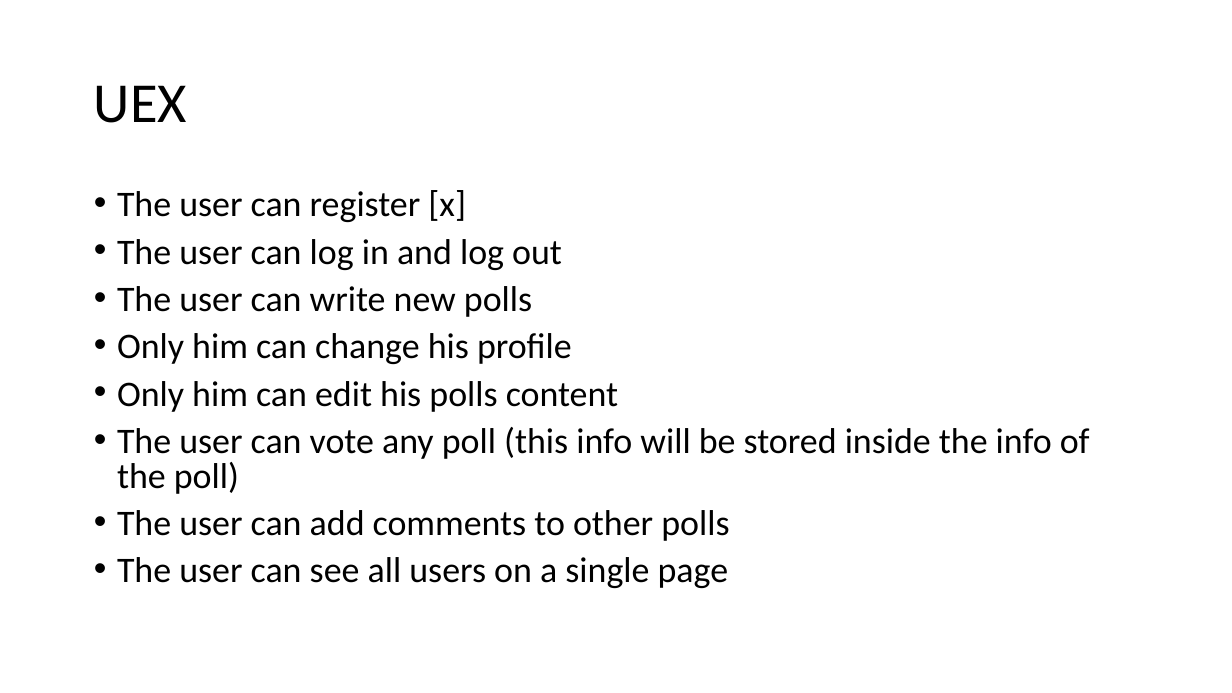
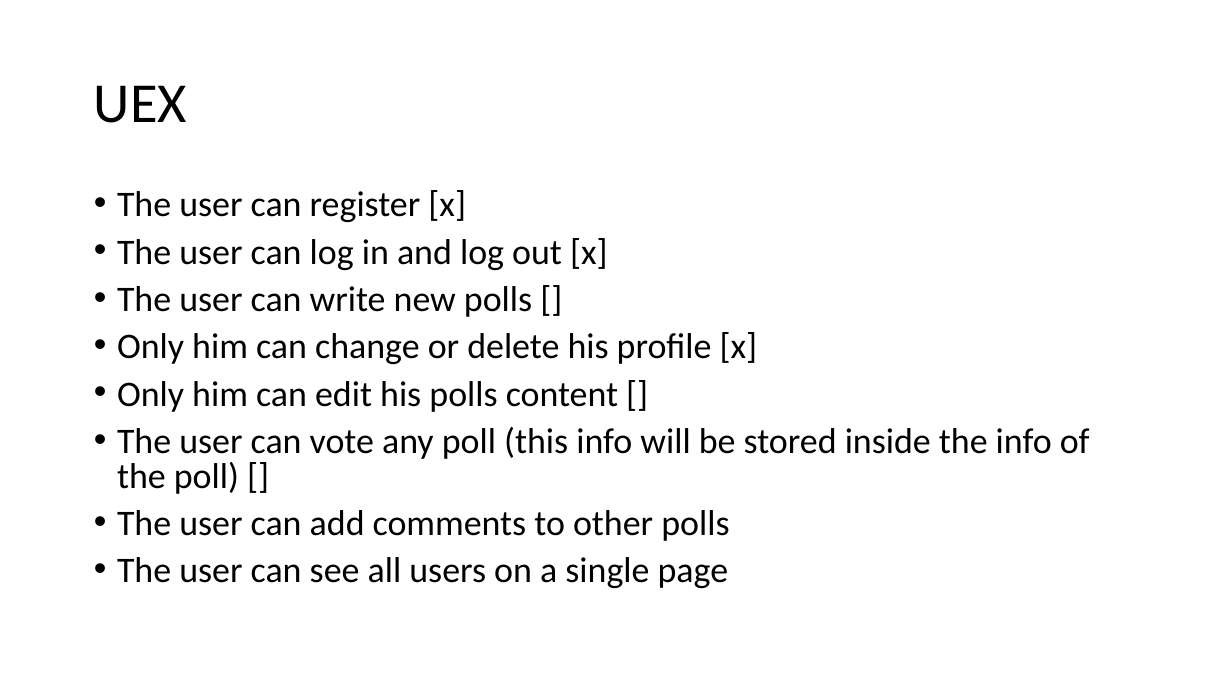
Before and after one commit to a-mar-se/DemocrApp, a slide deck: slide 2 of docs/DEMOCRAPP.pptx. Drawn at 1232x693 pixels with LibreOffice and Linux fonts; fonts in the diff are those of the drawing. Boxes give left, top, right and bottom in pixels: in the first picture for what was removed or moved away, otherwise in the second. Text is boxed around its words. In the diff, an @@ line names an element or a change of style, - is before the commit and + after.

Commit message:
NewPoll component on Fron-End

```diff
--- a/docs/DEMOCRAPP.pptx
+++ b/docs/DEMOCRAPP.pptx
@@ text at (x1=117, y1=238, x2=1090, y2=494): text changed @@
-• The user can log in and log out
-• The user can write new polls
-• Only him can change his profile
-• Only him can edit his polls content
-• The user can vote any poll (this info will be stored inside the info of the poll)
+• The user can log in and log out [x]
+• The user can write new polls []
+• Only him can change or delete his profile [x]
+• Only him can edit his polls content []
+• The user can vote any poll (this info will be stored inside the info of the poll) []
```
Also in this commit, not shown: 7 other files.
